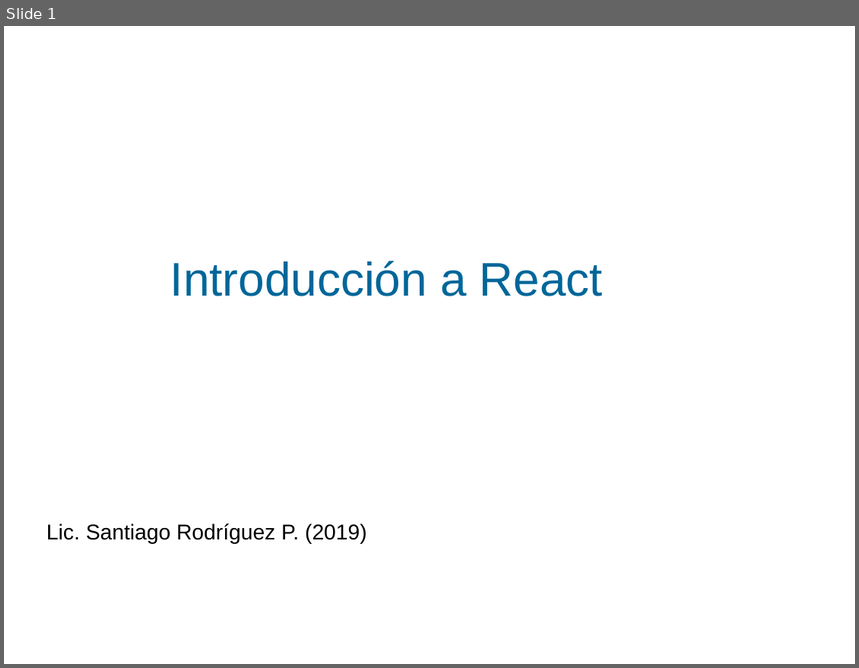
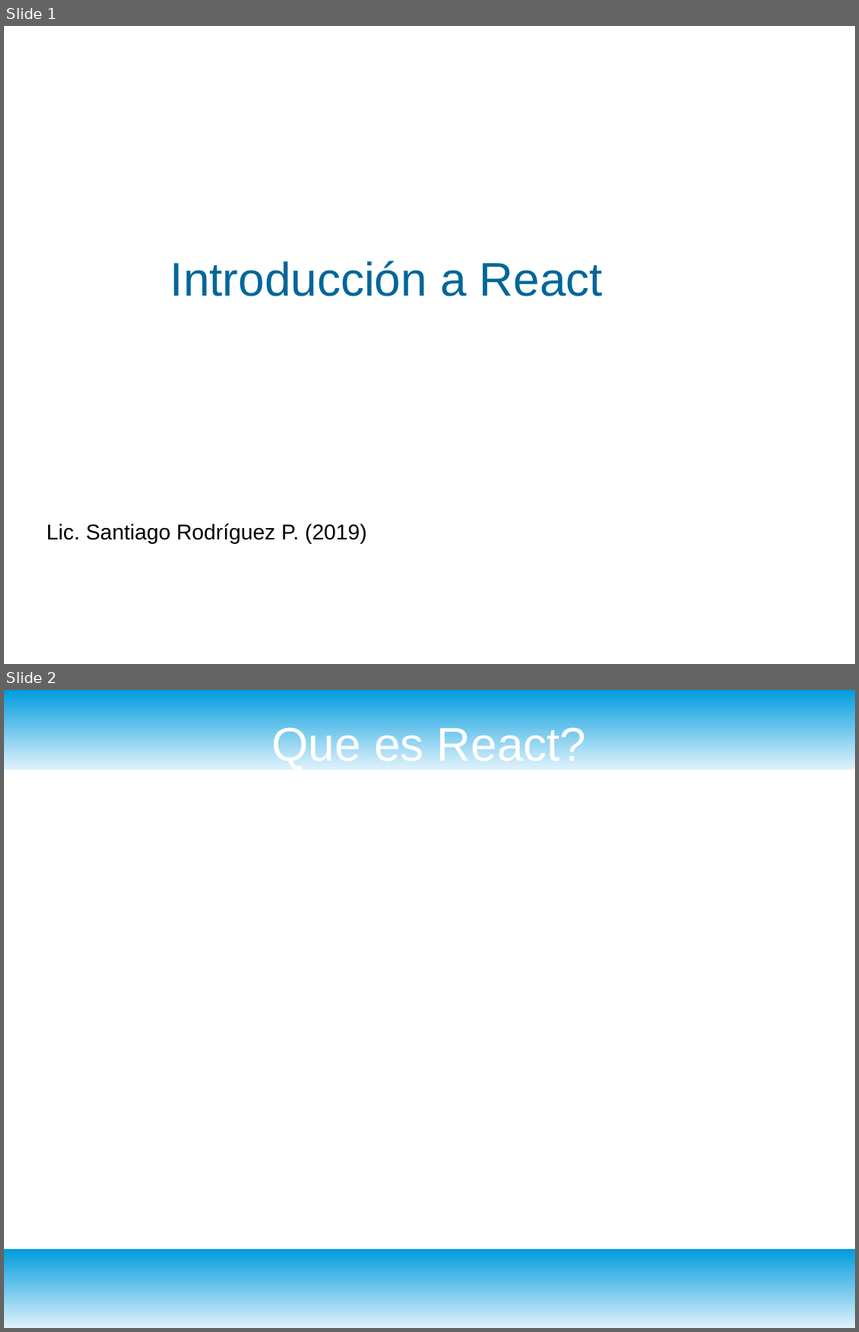
Before and after one commit to ProfeSantiago/ReactJS, a slide deck: 1) Entrada & Salida/Intro React.odp. Shown one above the other, each under a label of ours: slide 1 before the commit, slides 1 and 2 after it. The pictures are 859x668 and 859x1332 pixels, drawn with LibreOffice and Linux fonts; fonts in the diff are those of the drawing; background and template pictures are left out. Boxes give left, top, right and bottom in pixels: in the first picture for what was removed or moved away, otherwise in the second. Text is boxed around its words. In the diff, an @@ line names an element or a change of style, - is before the commit and + after.

```diff
--- a/1) Entrada & Salida/Intro React.odp
+++ b/1) Entrada & Salida/Intro React.odp
@@ slide 2 added at bbox=[4, 690, 855, 1328], background #FFFFFF @@
@@ rectangle added at bbox=[4, 690, 855, 770], fill gradient #DFF2FC to #009BDD @@
@@ title added at bbox=[272, 723, 587, 770], 44 pt, text #FFFFFF @@
+Que es React?
@@ rectangle added at bbox=[4, 1249, 855, 1328], fill gradient #DFF2FC to #009BDD @@
```
Also in this commit, not shown: 1 slide changed, 2 other slides added.
